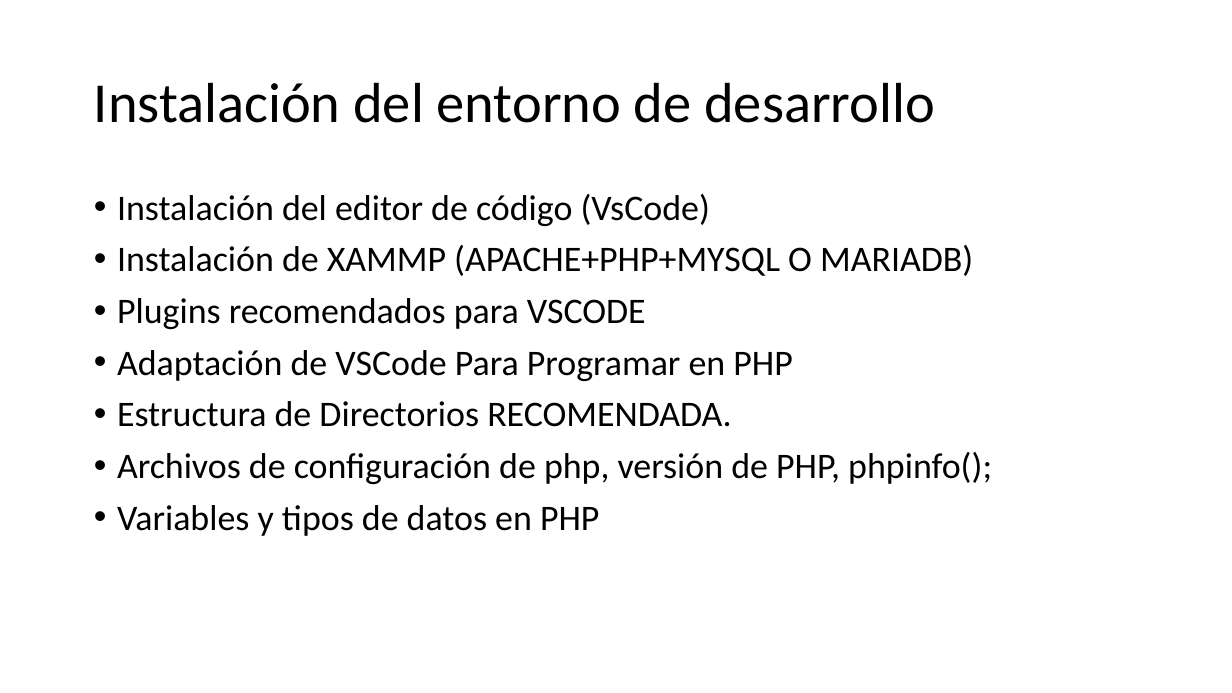
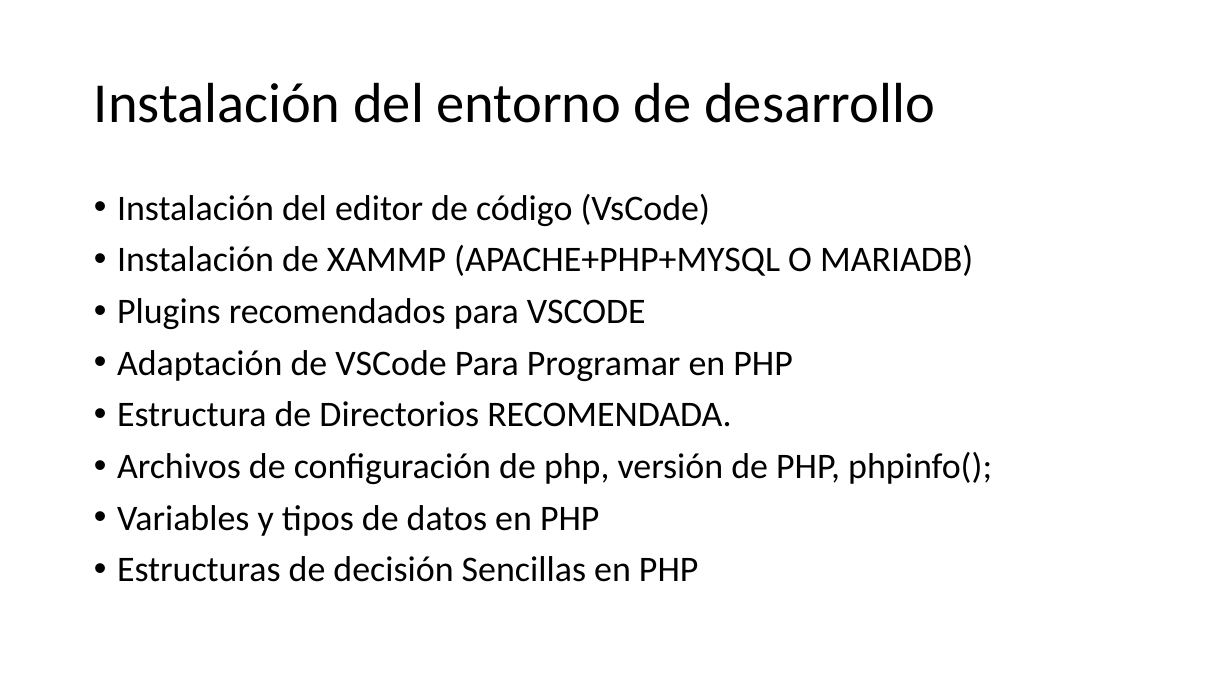
Before and after one commit to WalterArias/smphp, a slide deck: slide 5 of sesion1/teoria/Marco de Trabajo clase 1.pptx. Drawn at 1232x693 pixels with LibreOffice and Linux fonts; fonts in the diff are those of the drawing. Boxes give left, top, right and bottom in pixels: in the first picture for what was removed or moved away, otherwise in the second. Text is boxed around its words. In the diff, an @@ line names an element or a change of style, - is before the commit and + after.

```diff
--- a/sesion1/teoria/Marco de Trabajo clase 1.pptx
+++ b/sesion1/teoria/Marco de Trabajo clase 1.pptx
@@ text at (x1=117, y1=556, x2=698, y2=582): paragraph added @@
+• Estructuras de decisión Sencillas en PHP
```
Also in this commit, not shown: 1 other slide changed, 3 other files.
